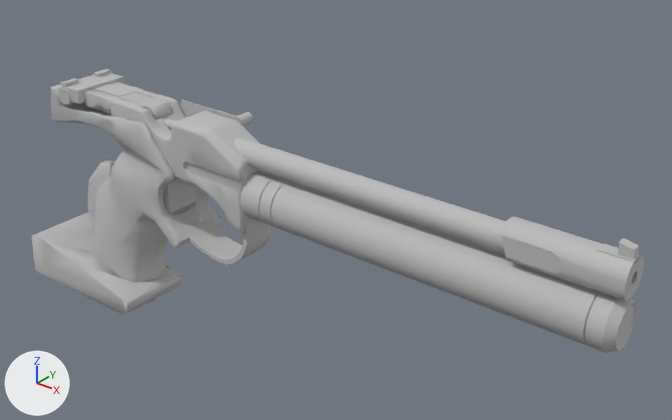
The FBX model Assets/ProshooterVR/ProShooterVR_DESIGN/anim test/MoriniCM200Ei.fbx: old version first, new version second.
Before and after are seen from a camera (50 mm lens) standing at (0.321, -0.352, 0.259) and looking at (0.019, 0.025, 0.025). The axes (+X, +Y, +Z) are drawn at lower left. The lights are the same throughout. Where no turn or scale is listed for an object, it has been applied to the vertices. Vertices at the same position are counted once.

The scene before the commit, as lines of its bpy script (objects in view):
```python
me_mesh_001 = bpy.data.meshes.new('Mesh.001')
me_mesh_001.from_pydata(...)  # 118 vertices, 127 faces; spans x -0.0035..0.0636, y 0.0..0.0109, z -0.0035..0.0211
me_mesh_001.materials.append(mat_morinicm200ei_m)  # grey #bcbcbc
me_mesh_002 = bpy.data.meshes.new('Mesh.002')
me_mesh_002.from_pydata(...)  # 2401 vertices, 3918 faces; spans x -0.203..0.203, y -0.029..0.029, z -0.077..0.077
me_mesh_002.materials.append(mat_morinicm200ei_m)  # grey #bcbcbc
ob_morinicm200e_reloadpt1 = bpy.data.objects.new('MoriniCM200E_reloadPT1', me_mesh_001)
ob_morinicm200e_reloadpt1.location = (-0.1063, 0.0142, 0.0496)
ob_morinicm200ei_body = bpy.data.objects.new('MoriniCM200Ei_body', me_mesh_002)
ob_morinicm200ei_body.location = (0.0005, -0.009, -0.0017)
```
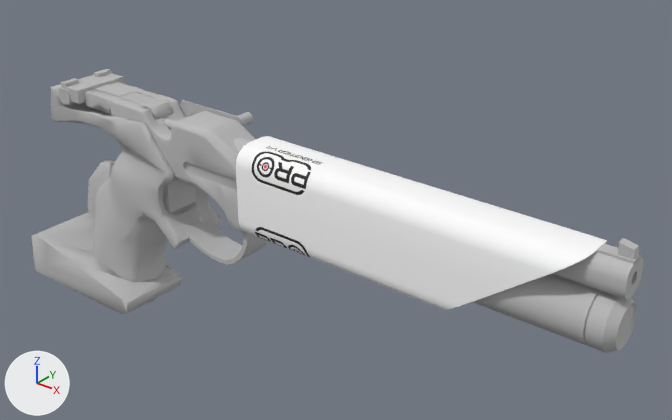
What the commit changed:
Picture 'Barrel type 3_AlbedoTransparency.png' (img_barrel_type_3_albedotransparency_png) is new.
Material 'MoriniCM200EiPT2_M' (mat_morinicm200eipt2_m) is new.
Its texture is img_barrel_type_3_albedotransparency_png.
Its roughness is 0.749.
me_mesh_002 is used by ob_morinicm200ei_body; location (0.0005, -0.009, -0.0017).
me_mesh_002 had 2401 vertices, 3918 faces and spanned x -0.203..0.203, y -0.029..0.029, z -0.077..0.077.
me_mesh_002 now has 2547 vertices, 4046 faces and spans x -0.203..0.203, y -0.029..0.029, z -0.077..0.077.
me_mesh_002 part 1: a new loose piece of 146 vertices spanning x -0.018..0.186, y -0.008..0.026, z 0.014..0.069, in mat_morinicm200eipt2_m (picture img_barrel_type_3_albedotransparency_png).
Part 2, on me_mesh_002:
3 vertices are removed from x 0.172..0.173, y 0.0..0.019, z 0.057..0.062.
18 faces are deleted.
7 vertices in x 0.143..0.171, y 0.018, z 0.064..0.065 move by (0.0, -0.001, -0.001).
7 vertices in x 0.146..0.203, y 0.018..0.019, z 0.055..0.062 move by (0.0, -0.001, 0.0).
7 vertices in x 0.143..0.171, y 0.0, z 0.064..0.065 move by (0.0, 0.001, -0.001).
6 vertices in x 0.141..0.203, y 0.0..0.018, z 0.064..0.069 move by (0.0, 0.0, -0.001).
6 vertices in x 0.146..0.203, y -0.001..0.0, z 0.055..0.062 move by (0.0, 0.001, 0.0).
4 vertices in x 0.147..0.203, y 0.007..0.011, z 0.05 move by (0.0, 0.0, 0.001).
25 vertices move from x 0.141..0.203, y -0.001..0.019, z 0.051..0.069 to x 0.141..0.203, y 0.0..0.018, z 0.051..0.069.
3 vertices are added at (0.173, 0.017, 0.058), (0.172, 0.017, 0.062), (0.173, 0.001, 0.058).
18 new faces join them, mat_morinicm200ei_m (grey #bcbcbc).
me_mesh_002 now uses material mat_morinicm200eipt2_m (picture img_barrel_type_3_albedotransparency_png).

Pixel boxes (x1, y1, x2, y2) of what changed, in the pictures (672 x 420 px; the box of a moved part takes in the faces that stretch with it):
'MoriniCM200Ei_body', reshaped: before (31, 69, 644, 353); after (31, 69, 643, 353)
part 1 of me_mesh_002, added: after (236, 136, 607, 310)
part 2 of me_mesh_002, moved or reshaped: before (501, 216, 644, 301); after (554, 251, 643, 299)
